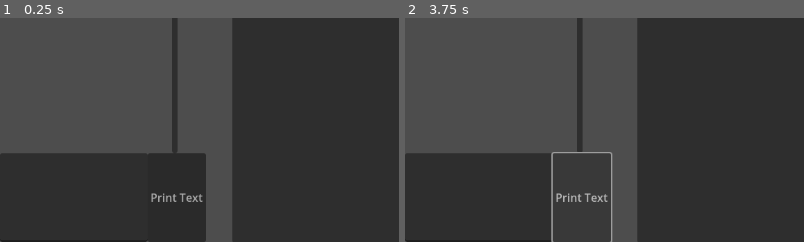
Above: before the commit, frames 1-2 (left to right).
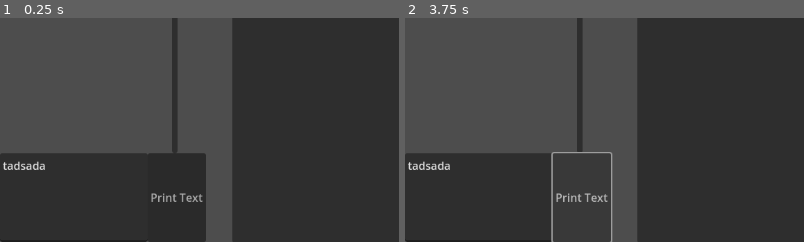
Above: after the commit, the same moments.

Repository: Random31234/huge-numbers-2.0
Game: Godot game, scene res://scenes/main.tscn
Same seed, same stepped clock (60 frames per second), same inputs: the game is played once before the commit and once after it. The project has no main scene, so this scene is started directly.
Inputs (mouse positions are % of the whole screen's width and height, from its top left):
- Up to frame 1 (0.25 s): no input
- Up to frame 2 (3.75 s): click (86, 7) at 0.52 s; type "12" at 0.6 s; click (95, 7) at 0.75 s; type "12" at 0.83 s; click (91, 12) at 0.98 s; type "Alex" at 1.07 s; click (87, 40) at 1.27 s; type "12" at 1.35 s; click (95, 40) at 1.5 s; type "12" at 1.58 s; click "Press to create new stat" at 2 s; click "Press to create new stat" at 2.75 s; click "Print Text" at 3.5 s
The pictures show only the part of the screen within x 0-50%, y 50-100%; the shares and areas given below are measured in that part.

The runs differ from the first frame. In frame 1, 0.2% of the frame differs, in the area x 0-12%, y 63-68%; in frame 2, 0.2%.

Commit message:
Revert "Update main.tscn"
This reverts commit cc99444ff9e59ff38e1b9588e95f5c0dadce60fe.

Diff:
--- a/scenes/main.tscn
+++ b/scenes/main.tscn
@@ -27,6 +27,7 @@
 offset_top = 520.0
 offset_right = 213.0
 offset_bottom = 648.0
+text = "tadsada"
 
 [node name="Button" type="Button" parent="Output System"]
 modulate = Color(0.768627, 0.768627, 0.768627, 1)
